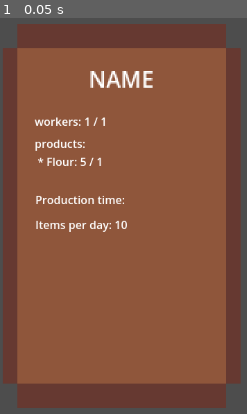
Above: before the commit, frame 1.
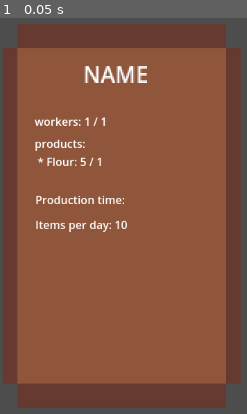
Above: after the commit, the same moment.

Repository: Dev-Karol1111/village
Game: Godot game, scene res://scenes/ui/build_ui.tscn
Same seed, same stepped clock (60 frames per second), same inputs: the game is played once before the commit and once after it. This scene is started directly instead of the project's main scene.
Inputs:
- Up to frame 1 (0.05 s): no input

The runs differ from the first frame. In frame 1, 1.0% of the frame differs, in the area x 34-62%, y 12-18%.
Error before the commit: Invalid access to property or key 'name' on a base object of type 'Nil'. (res://scripts/ui/build_ui.gd:18)
Error after the commit: Invalid access to property or key 'name' on a base object of type 'Nil'. (res://scripts/ui/build_ui.gd:19)

Commit message:
general udpate

Diff:
--- a/Builds/mill.tres
+++ b/Builds/mill.tres
@@ -19,6 +19,7 @@
 })
 product_time = 3
 need_workers = 1
+name = "Mill"
 game_texture_tileset_x = 3
 edit_texture = SubResource("AtlasTexture_3k1jn")
 price = 60
--- a/scenes/ui/build_ui.tscn
+++ b/scenes/ui/build_ui.tscn
@@ -31,11 +31,17 @@
 texture = SubResource("AtlasTexture_rl6t5")
 
 [node name="name" type="Label" parent="TextureRect"]
-layout_mode = 0
-offset_left = 124.0
-offset_top = 56.0
-offset_right = 171.0
-offset_bottom = 82.5
+layout_mode = 1
+anchors_preset = -1
+anchor_left = 0.47500002
+anchor_top = 0.08800001
+anchor_right = 0.47500002
+anchor_bottom = 0.08800001
+offset_left = -46.925003
+offset_top = 0.24799728
+offset_right = 0.07499695
+offset_bottom = 26.747997
+grow_horizontal = 2
 scale = Vector2(2, 2)
 text = "NAME"
 
--- a/scripts/autoload/managment.gd
+++ b/scripts/autoload/managment.gd
@@ -34,8 +34,8 @@
 
 					for output_product in bett.output_products.keys():
 						products[output_product.name] = products.get(output_product.name, 0) + bett.output_products[output_product]
-						#products[output_product.name] = 0
 						print(products)
+			Signals.data_changed_build_info.emit()
 			await get_tree().create_timer(speed_time).timeout
 		else:
 			await get_tree().process_frame
--- a/scripts/autoload/signals.gd
+++ b/scripts/autoload/signals.gd
@@ -1,4 +1,5 @@
 extends Node
 
 
-signal data_changed
+signal data_changed_ui
+signal data_changed_build_info
--- a/scripts/map.gd
+++ b/scripts/map.gd
@@ -69,7 +69,7 @@
 		tilemap_layer.set_cell(tile_coords, block[1], block[0])
 
 	Managment.moneys -= block[2]
-	Signals.data_changed.emit()
+	Signals.data_changed_ui.emit()
 
 func _remove_block(tile_coords: Vector2i) -> void:
 	var cell = tilemap_layer.get_cell_atlas_coords(tile_coords)
--- a/scripts/save_managment.gd
+++ b/scripts/save_managment.gd
@@ -28,6 +28,7 @@
 			for build_data in info["bettings_builds"]:
 				Managment.betting.append(load("res://Builds/buildsList.tres").bettings[int(build_data[1])])
 
+	Signals.data_changed_ui.emit()
 
 func save(tilemap: TileMapLayer):
 	var file = FileAccess.open(path_to_save, FileAccess.WRITE)
--- a/scripts/ui/build_ui.gd
+++ b/scripts/ui/build_ui.gd
@@ -13,6 +13,7 @@
 
 func _ready() -> void:
 	update_data()
+	Signals.data_changed_build_info.connect(update_data)
 
 func update_data():
 	build_name.text = data.name
--- a/scripts/ui/ui.gd
+++ b/scripts/ui/ui.gd
@@ -5,7 +5,7 @@
 
 # Called when the node enters the scene tree for the first time.
 func _ready() -> void:
-	Signals.data_changed.connect(update_data)
+	Signals.data_changed_ui.connect(update_data)
 	update_data()
 
 
